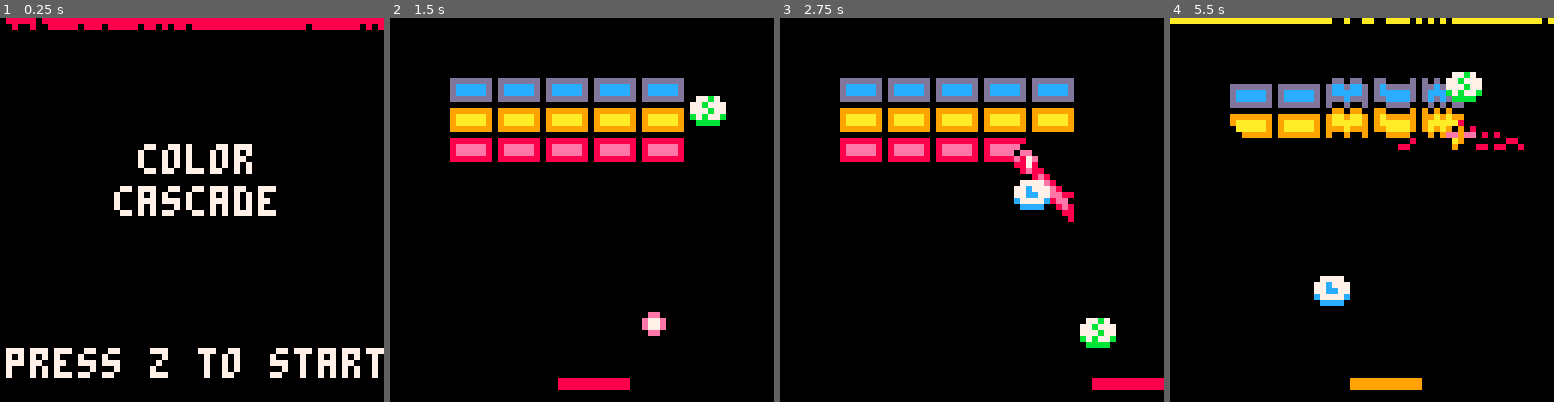
Above: before the commit, frames 1-4 (left to right).
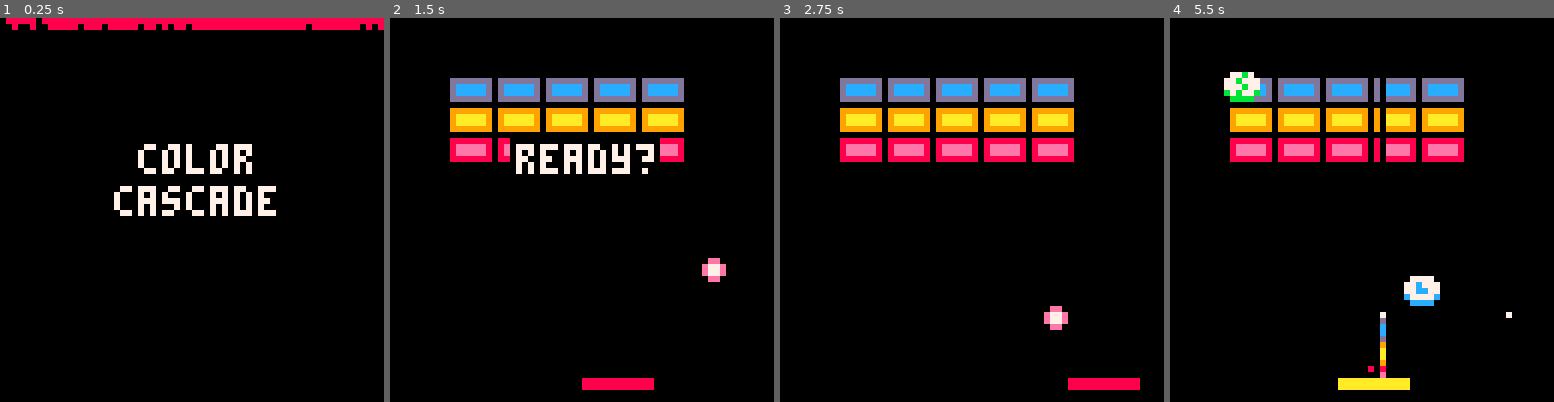
Above: after the commit, the same moments.

Repository: drspaceman0/SandSmash
Game: PICO-8 cartridge breakdown.p8
The game is run twice, just before and just after one commit, with the same random seed, the same clock (stepped at 60 frames per second) and the same inputs.
Inputs (mouse positions are in pixels of both pictures, inside the frame that each line leads up to):
- Up to frame 1 (0.25 s): no input
- Up to frame 2 (1.5 s): tap X (X key) at 0.33, 1.07 s; click (670, 121) at 0.67 s; tap O (Z key) at 0.7 s; click (436, 267) at 1.22 s
- Up to frame 3 (2.75 s): hold Right 1.6-2.1 s; tap O (Z key) at 1.7, 2.1, 2.5 s; click (887, 114) at 1.77 s; tap X (X key) at 1.85 s; click (952, 259) at 2.32 s; hold Right from 2.47 s (still down)
- Up to frame 4 (5.5 s): click (1404, 106) at 2.87 s; tap O (Z key) every 0.4 s from 2.9 to 5.3 s; tap X (X key) at 2.97, 4.08, 5.2 s; release Right at 3.03 s; hold Left 3.08-3.58 s; click (1465, 256) at 3.42 s; click (1231, 102) at 3.97 s; hold Right 4.02-4.68 s; click (1292, 248) at 4.52 s; click (1354, 94) at 5.07 s; hold Left from 5.08 s (still down)

The runs differ from the first frame. In frame 1, 3.0% of the frame differs, in the area x 1-100%, y 85-94%; in frame 2, 4.5%; in frame 3, 3.5%; in frame 4, 12%, in the area x 0-100%, y 0-97%.

Commit message:
add transition + extra sand with lazer

Diff:
--- a/breakdown.p8
+++ b/breakdown.p8
@@ -285,6 +285,7 @@
 end
 
 time_at_init_game = 0
+ready_start_timer = 30
 function init_game()
     printh("NEW STATE: game")
     bm = {}
@@ -300,29 +301,13 @@
     time_at_init_game = t()
     start_ceiling_drop = false
     start_ceiling_drop_timer = 120
+
+    ready_start_timer = 30
     -- test_ball_bounce()
     -- confetti()
 end
 
 -- SPLASH
-
-function update_splash()
-    if btnp(4) then
-        change_state(game_states.game)
-    end
-
-    if splash_timer % 4 == 0 then
-        add_layer {}
-    end
-
-    if splash_timer > 30 and #balls == 0 then
-        new_big_ball()
-    end
-
-    update_object_table(balls)
-    splash_timer += 1
-end
-
 splash_timer = 0
 function init_spash()
     printh("NEW STATE: splash")
@@ -333,16 +318,89 @@
     player.y = 300
 end
 
+transition_stop_drawing_splash = false
+max_circles = 0
+function update_splash()
+    if btnp(5) and not enable_transition then
+        enable_transition = true
+        for i = MIN_X, MAX_X, 4 do
+            for j = MIN_Y, MAX_Y, 4 do
+                local c = cool_colors[min(#cool_colors, max(1, flr(j / 7)))]
+                new_circle(i, j, c, (i + j) / 10)
+            end
+        end
+        max_circles = #circles
+    end
+
+    if splash_timer % 4 == 0 then
+        add_layer {}
+    end
+
+    if splash_timer > 30 and #balls == 0 then
+        new_big_ball()
+    end
+
+    if enable_transition then
+        update_object_table(circles)
+        if #circles < max_circles and not transition_stop_drawing_splash then
+            transition_stop_drawing_splash = true
+        elseif #circles <= 0 then
+            printh("CHANGE TO GAME")
+            change_state(game_states.game)
+            return
+        end
+    end
+
+    update_object_table(balls)
+    splash_timer += 1
+end
+
+function new_circle(x, y, c, t)
+    add(circles, { x = x, y = y, r = 0, step = 0.4, c = c, update = update_circle, draw = draw_circle, start_timer = t })
+end
+
+function draw_circle(c)
+    if c.r > 1 then
+        circfill(c.x, c.y, c.r, c.c)
+    end
+end
+
+function update_circle(c)
+    c.start_timer -= 1
+    if c.start_timer > 0 then return true end
+    c.r += c.step
+    if c.r >= 4 then
+        c.step *= -1
+    end
+    return c.r >= 0
+end
+
+blink_text = false
 function draw_splash()
-    draw_bitmap()
-    local text = "color"
-    write(text, text_x_pos(text), 20, 7)
-    text = "cascade"
-    write(text, text_x_pos(text), 27, 7)
-    write("press z to start", 0, 54, 7)
+    if not transition_stop_drawing_splash then
+        draw_bitmap()
+        local text = "color"
+        write(text, text_x_pos(text), 20, 7)
+        text = "cascade"
+        write(text, text_x_pos(text), 27, 7)
+
+        if t() % 1 == 0 then blink_text = not blink_text end
+
+        if blink_text then write("press z", 16, 54, 7) end
+    end
+    if enable_transition then
+        draw_transition()
+    end
 end
 
 -- GAME
+
+enable_transition = false
+
+circles = {}
+function draw_transition()
+    draw_table(circles)
+end
 
 function draw_game()
     -- rect(0, 0, SCREEN_SIZE - 1, SCREEN_SIZE - 1, 8)
@@ -359,6 +417,14 @@
 
     draw_levelup()
     draw_sticky()
+
+    if ready_start_timer > 0 then
+        local text = "ready?"
+        if ready_start_timer < 10 then
+            text = "go!"
+        end
+        write(text, text_x_pos(text), 20, 7)
+    end
 
     -- early_start()
 end
@@ -867,45 +933,54 @@
 
 lazer_duration = 30
 lazer_timer = lazer_duration
+lazer_residue = {}
+
 function activate_lazer()
     activate_ma_lazah = true
     lazer_timer = lazer_duration
     local rnd_x = rnd(5) - 2
     lazer_x = flr(player.center_x - lazer_w / 2 + rnd_x)
+    lazer_range = { lazer_x, lazer_x + lazer_w }
+
+    lazer_residue = {}
 end
 
 function update_lazer()
     if not activate_ma_lazah then return end
     local rnd_x = rnd(5) - 2
     lazer_x = flr(player.center_x - lazer_w / 2 + rnd_x)
+
     for i = max(MIN_X, lazer_x - 1), min(MAX_X, lazer_x + lazer_w + 1) do
         for j = MIN_Y, MAX_Y do
             if bm[i][j] != 0 then
+                if rnd(1) > 0.4 then add(lazer_residue, { x = i, y = flr(rnd(MAX_Y)), c = lazer_color }) end
+
                 if #effects < max_effects then
                     explode(i, j, explode_size, explode_colors, bm[i][j])
-                    -- if rand_sign() == 1 then
-                    --     explode(i, j, explode_size, { bm[i][j] }, bm[i][j])
-                    -- else
-                    --     explode(i, j, explode_size, explode_colors, bm[i][j])
-                    -- end
-
-                    --
                 end
                 bm[i][j] = 0
                 shake = min(shake + 0.2, max_shake)
             end
         end
     end
+
     lazer_timer -= 1
     if lazer_timer <= 0 then
+        for o in all(lazer_residue) do
+            new_ball { x = o.x, y = o.y, w = 1, h = 1, dx = 0, dy = 1, c = o.c }
+        end
+
         activate_ma_lazah = false
+        lazer_residue = {}
     end
 end
 
 function draw_lazer()
+    for o in all(lazer_residue) do
+        pset(o.x, o.y, o.c)
+    end
     rectfill(lazer_x, MIN_Y, lazer_x + lazer_w, player.y - 1, lazer_border_color)
     rectfill(lazer_x + 1, MIN_Y, lazer_x + lazer_w - 1, player.y - 1, lazer_color)
-    -- particles
 end
 
 ball_speed_increase = 1.2
@@ -1084,6 +1159,11 @@
 
 activate_ma_lazah = false
 function update_game()
+    if ready_start_timer > 0 then
+        ready_start_timer -= 1
+
+        return
+    end
     -- if show_levelup then
     --     update_fx()
     --     update_levelup()
